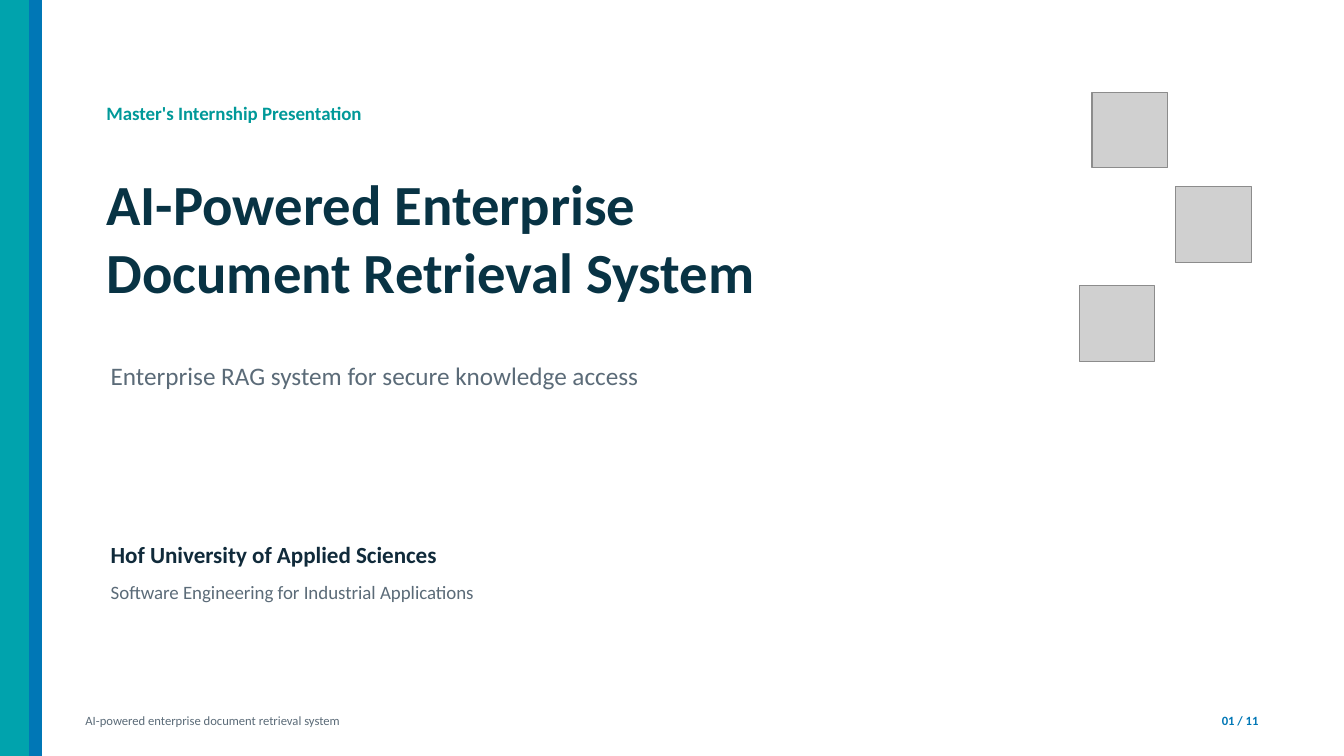
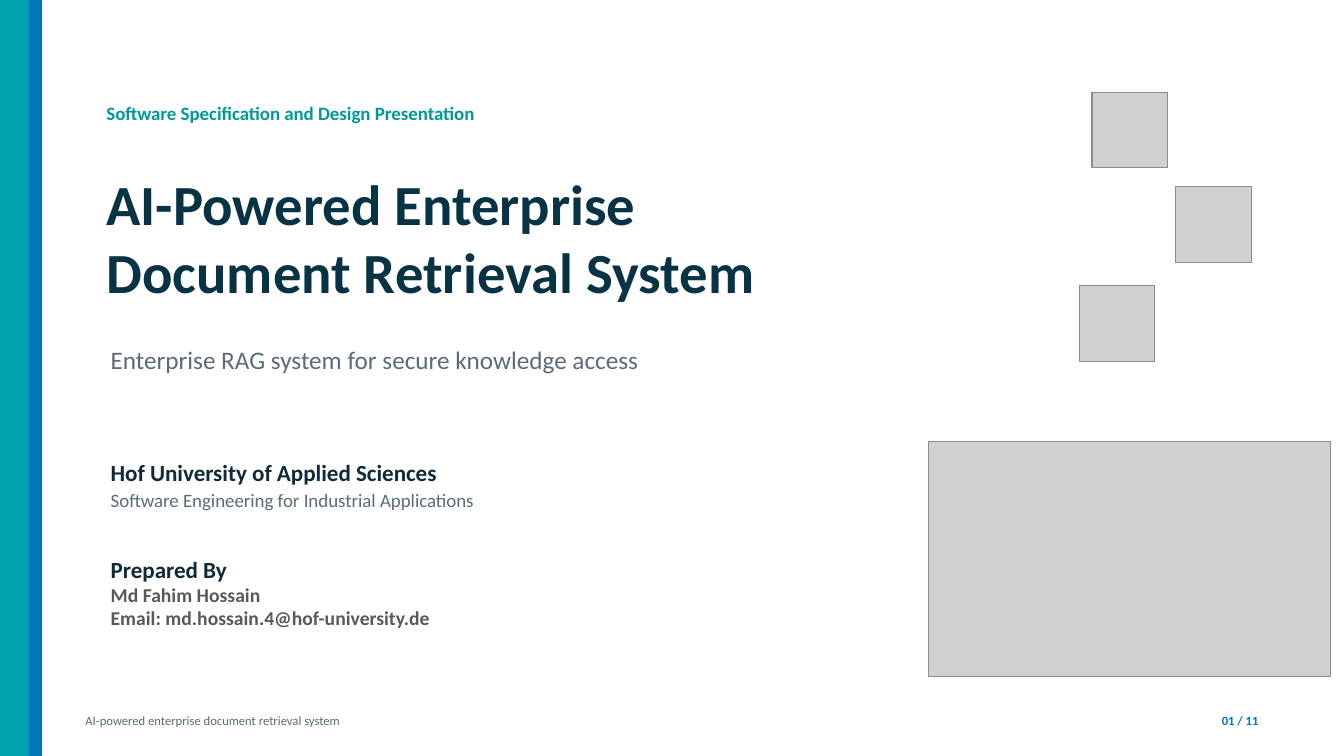
Before and after one commit to alifhossain174/Masters-Internship-Report, a slide deck: slide 1 of Software Specification & Design.pptx. Drawn at 1344x756 pixels with LibreOffice and Linux fonts; fonts in the diff are those of the drawing; grey boxes stand for pictures. Boxes give left, top, right and bottom in pixels: in the first picture for what was removed or moved away, otherwise in the second. Text is boxed around its words. In the diff, an @@ line names an element or a change of style, - is before the commit and + after.

```diff
--- a/Software Specification & Design.pptx
+++ b/Software Specification & Design.pptx
@@ text at [106,106,475,124]: text changed @@
-Master's Internship Presentation
+Software Specification and Design Presentation
@@ text "Enterprise RAG system for secure ...": place and size @@
-text "Enterprise RAG system for secure ..." at [111,367,638,390]
+text "Enterprise RAG system for secure ..." at [111,351,638,374]
@@ picture added at [930,442,1332,677] @@
@@ text "Hof University of Applied Sciences": place and size @@
-text "Hof University of Applied Sciences" at [111,546,436,567]
+text "Hof University of Applied Sciences" at [111,464,436,485]
@@ text "Software Engineering for Industrial Applications": place and size @@
-text "Software Engineering for Industrial Applications" at [111,586,474,602]
+text "Software Engineering for Industrial Applications" at [111,494,474,510]
@@ text added at [111,561,429,628], 14 pt, text #595959, bold @@
+Prepared By
+Md Fahim Hossain
+Email: md.hossain.4@hof-university.de
```
Also in this commit, not shown: 9 other slides changed, 4 other files.
